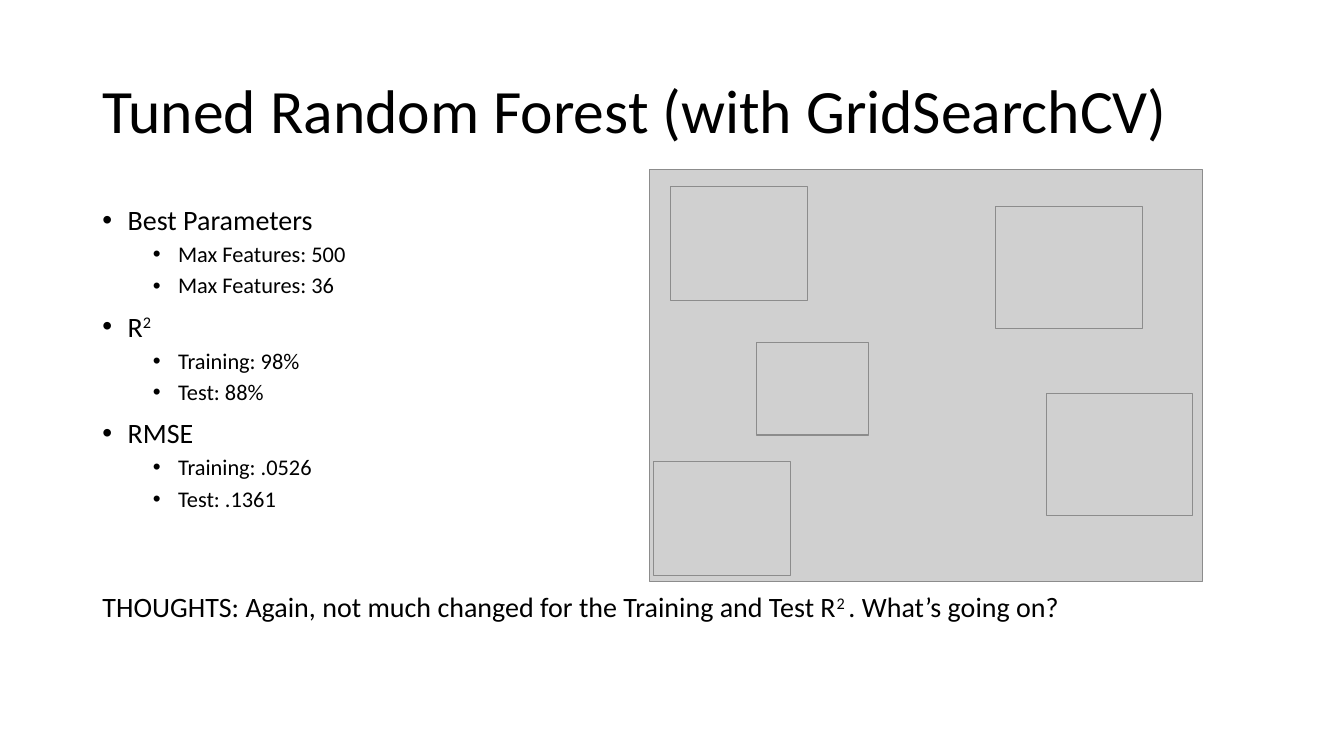
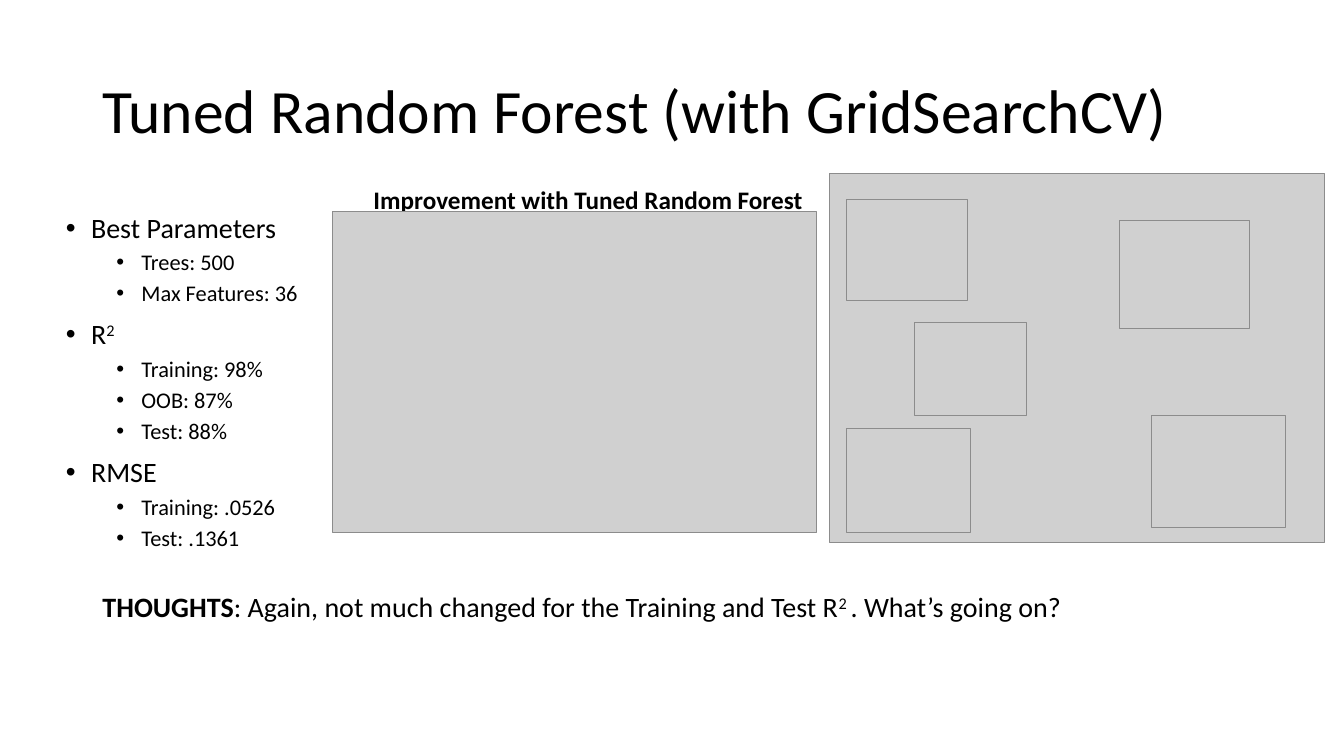
Before and after one commit to reflexiveprophecy/Kaggle_Predict_Ames_Iowa_Housing_Prices, a slide deck: slide 8 of Tree Based Models.pptx. Drawn at 1344x756 pixels with LibreOffice and Linux fonts; fonts in the diff are those of the drawing; grey boxes stand for pictures. Boxes give left, top, right and bottom in pixels: in the first picture for what was removed or moved away, otherwise in the second. Text is boxed around its words. In the diff, an @@ line names an element or a change of style, - is before the commit and + after.

```diff
--- a/Tree Based Models.pptx
+++ b/Tree Based Models.pptx
@@ picture: place and size @@
-picture at <box>650,169,1203,581</box>
+picture at <box>830,173,1325,542</box>
@@ text added at <box>373,189,803,212</box>, 18 pt, text #000000, bold @@
+Improvement with Tuned Random Forest
@@ picture: place and size @@
-picture at <box>671,187,809,300</box>
+picture at <box>847,200,967,300</box>
@@ text "Best Parameters": place and size @@
-text "Best Parameters" at <box>128,212,345,507</box>
+text "Best Parameters" at <box>91,220,298,546</box>
@@ picture added at <box>333,212,816,532</box> @@
@@ picture: place and size @@
-picture at <box>996,206,1143,328</box>
+picture at <box>1120,220,1250,328</box>
@@ text at <box>141,255,234,270</box>: text changed @@
-  • Max Features: 500
+  • Trees: 500
@@ picture: place and size @@
-picture at <box>757,342,869,435</box>
+picture at <box>915,323,1027,415</box>
@@ text at <box>141,392,233,408</box>: paragraph added @@
+  • OOB: 87%
@@ picture: place and size @@
-picture at <box>1047,394,1194,516</box>
+picture at <box>1151,416,1286,528</box>
@@ picture: place and size @@
-picture at <box>653,462,790,576</box>
+picture at <box>847,429,971,531</box>
@@ text "THOUGHTS: Again, not much changed ..." at <box>102,597,1060,622</box>: bold on in "THOUGHTS:" @@
```
Also in this commit, not shown: 6 other slides changed, 2 other files.
